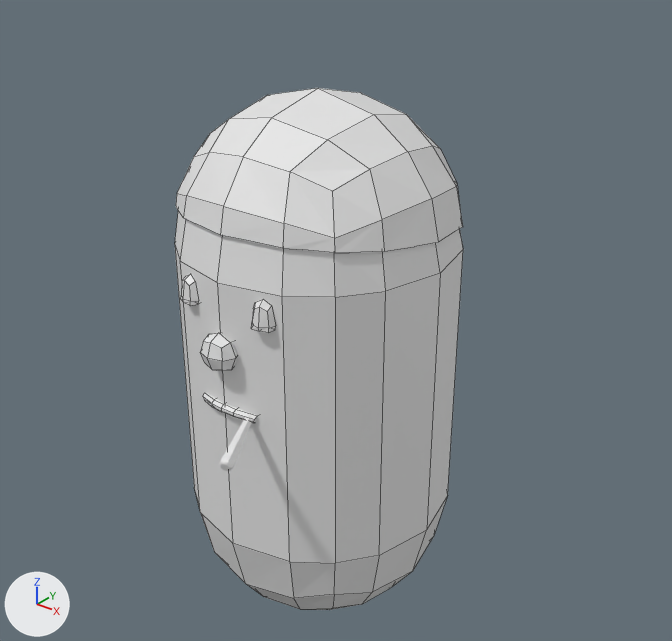
Renders of the Blender file Assets/Models/Pirate.blend from each side of a commit.
Both versions are drawn from a 50 mm camera at (5.15, -6.19, 7.06) aimed at (0.25, -0.07, 3.27). Every picture has the same lights, and +X, +Y and +Z are marked at lower left. Mesh edges are drawn as thin lines on the coarser meshes.

In view in the first picture: 'Bandana', 'Body', 'EyesHappy', 'Nose'.
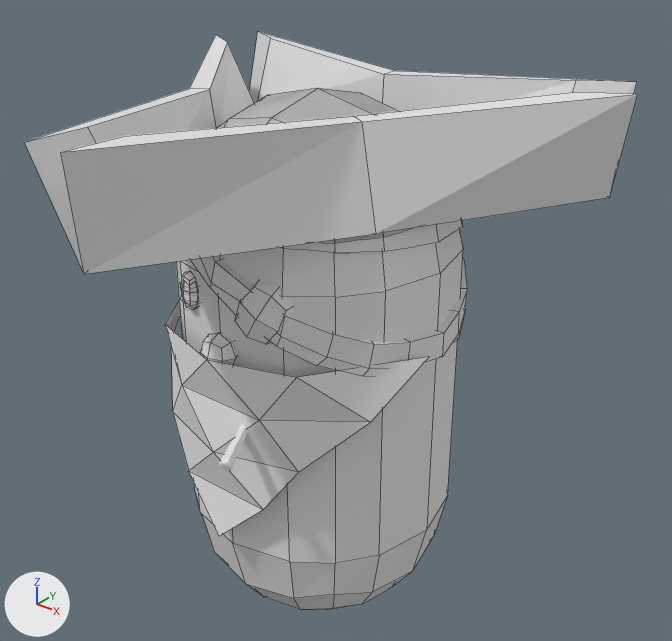
Boxes (x1, y1, x2, y2) around the edits, measured in the pictures (672 x 641 px; the box of a moved part takes in the faces that stretch with it):
'PirateHat', shown
    after: (24, 31, 638, 274)
'Bandana2', shown
    after: (165, 301, 429, 536)
'Eye Patch', shown
    after: (190, 255, 467, 376)
'Eyes', shown
    after: (181, 271, 198, 295)
'EyesSerious', shown
    after: (179, 282, 198, 310)
part 1 of me_cube_001, moved or reshaped
    both: (201, 497, 447, 610)
part 2 of me_torus, added
    after: (213, 255, 467, 345)
'Bandana', unchanged, covered by the edit
    before: (176, 88, 463, 253)
    after: (280, 221, 463, 253)

The change, as a list of edits to the scene's bpy script:
```text
Change me_cube_001:
    where me_cube_001.from_pydata(...)  # 114 vertices, 112 faces; spans x -1.32..1.32, y -1.32..1.32, z 0.0..5.32
    used by ob_body; location = (0.0, 0.0, 0.0)
    me_cube_001 part 1
    50 faces are deleted
    50 new faces join them
Change me_torus:
    used by ob_eye_patch; location = (0.0, 0.0, 0.0)
    remove me_torus.from_pydata(...)  # 89 vertices, 60 faces; spans x -1.24..1.39, y -1.38..1.38, z 3.18..4.88
    add me_torus.from_pydata(...)  # 137 vertices, 108 faces; spans x -1.24..1.39, y -1.38..1.38, z 3.18..4.88
    me_torus part 2
    48 vertices are added at x -1.11..1.26, y -1.25..1.25, z 3.18..4.88
    48 new faces join them
Change ob_eyes:
    remove ob_eyes.hide_set(True)
Change ob_piratehat:
    remove ob_piratehat.hide_set(True)
Change ob_eye_patch:
    remove ob_eye_patch.hide_set(True)
Change ob_bandana2:
    remove ob_bandana2.hide_set(True)
Change ob_eyesserious:
    remove ob_eyesserious.hide_set(True)
```
